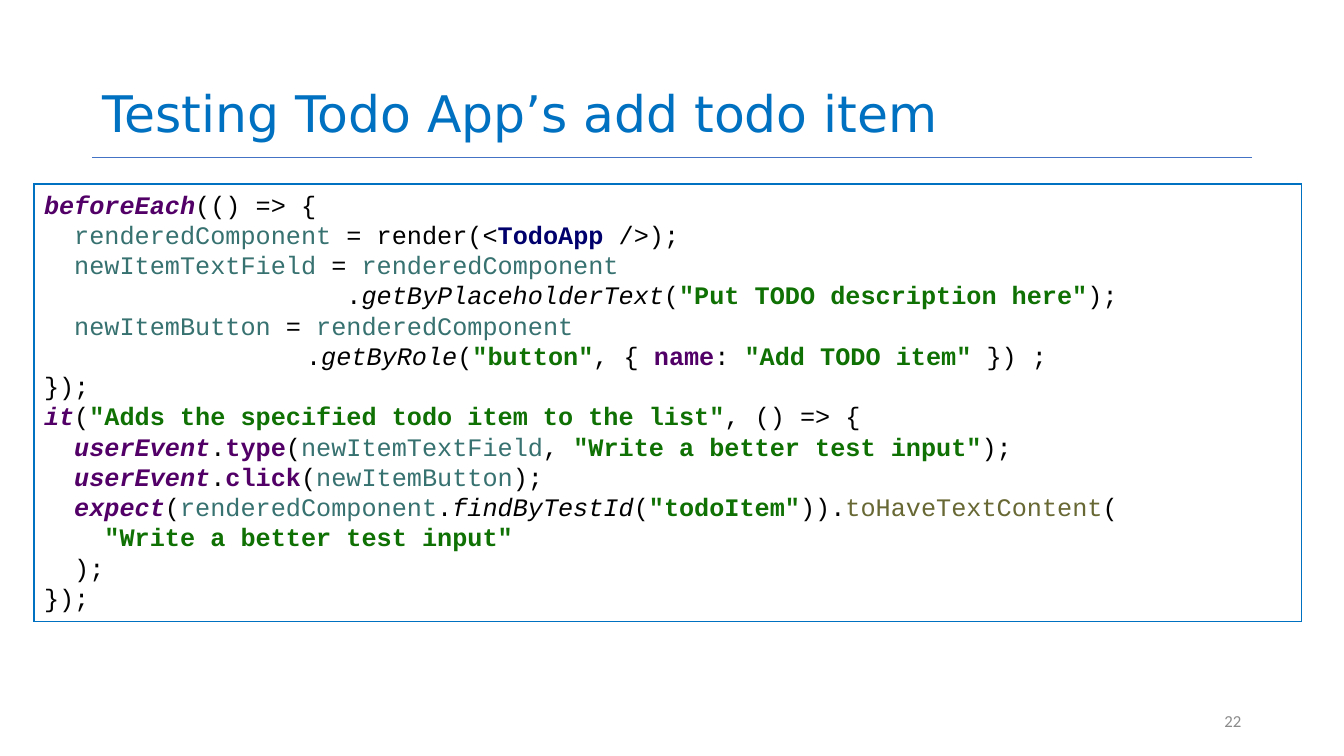
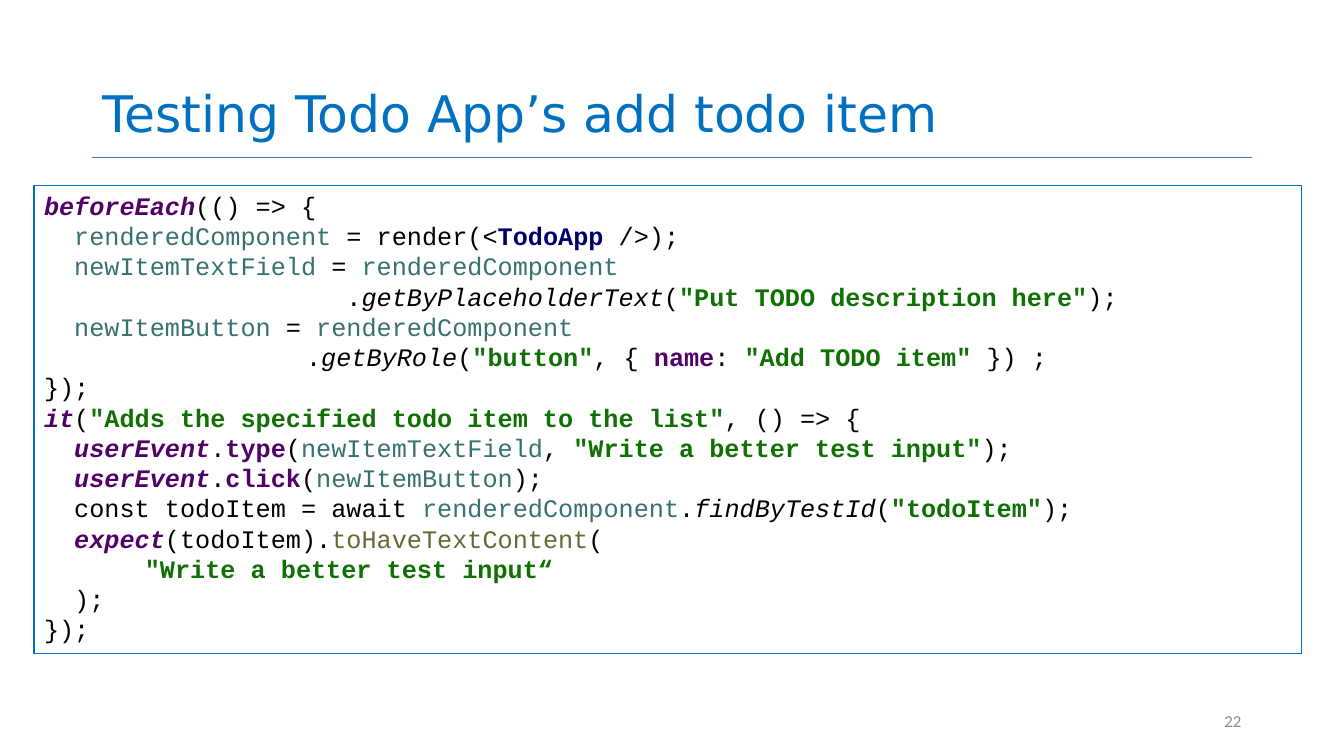
Before and after one commit to neu-se/CS4530-Spring-2022, a slide deck: slide 22 of Slides/Lesson 7.1 Testing UIs.pptx. Drawn at 1344x756 pixels with LibreOffice and Linux fonts; fonts in the diff are those of the drawing. Boxes give left, top, right and bottom in pixels: in the first picture for what was removed or moved away, otherwise in the second. Text is boxed around its words. In the diff, an @@ line names an element or a change of style, - is before the commit and + after.

Commit message:
fixed typos in FindBy example

```diff
--- a/Slides/Lesson 7.1 Testing UIs.pptx
+++ b/Slides/Lesson 7.1 Testing UIs.pptx
@@ rectangle "beforeEach(() => {": place and size @@
-rectangle "beforeEach(() => {" at (34, 185, 1302, 622)
+rectangle "beforeEach(() => {" at (34, 186, 1302, 653)
@@ text in rectangle at (74, 499, 1072, 584): text changed; text colour #0F7003 to #000000 @@
-expect(renderedComponent.findByTestId("todoItem")).toHaveTextContent(
-"Write a better test input"
+const todoItem = await renderedComponent.findByTestId("todoItem");
+expect(todoItem).toHaveTextContent(
+"Write a better test input“
```
Also in this commit, not shown: 1 other file.
